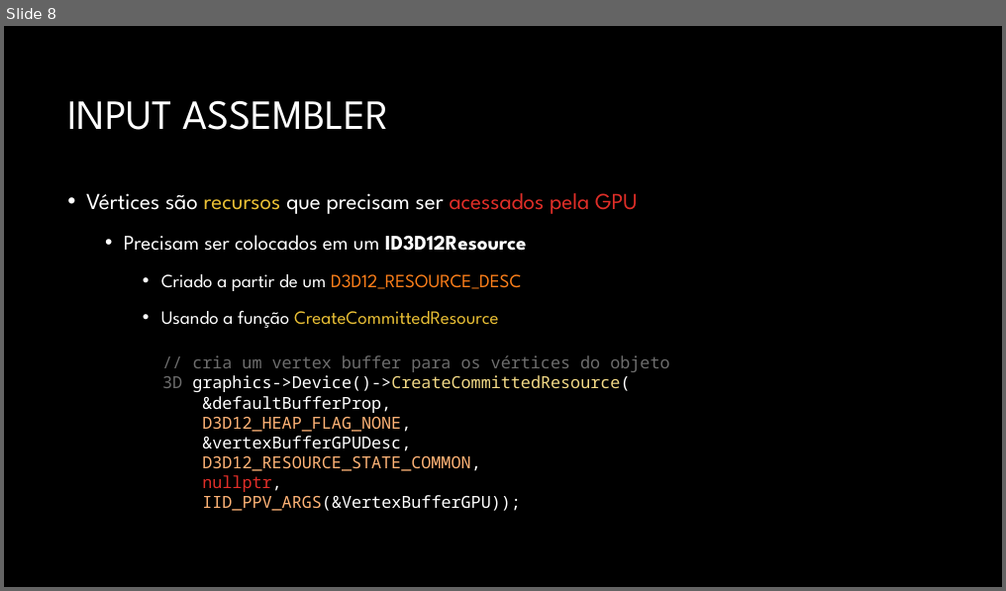
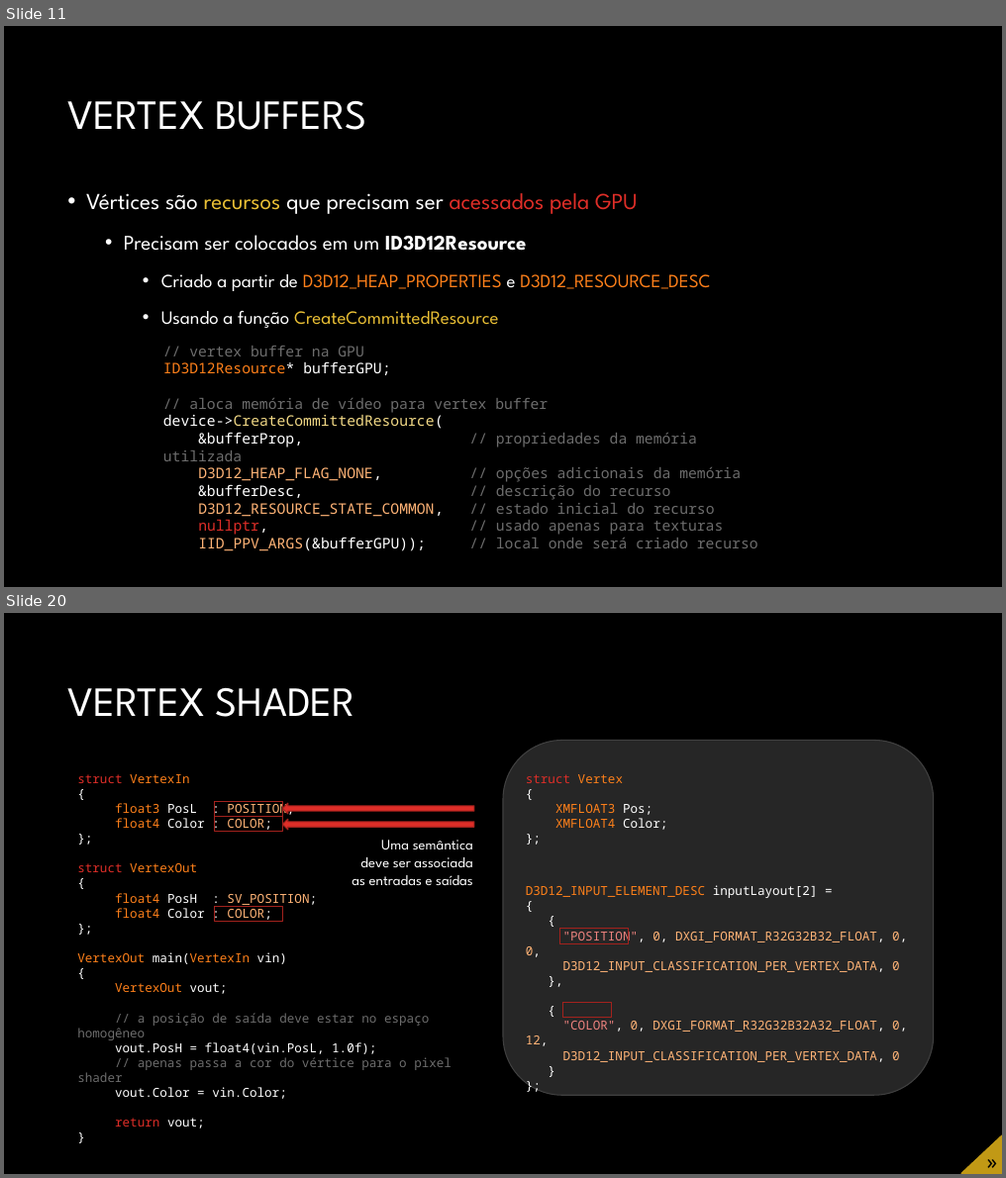
Before and after one commit to JudsonSS/CG, a slide deck: Slides/08. Desenho no Direct3D.pptx. Shown one above the other, each under a label of ours: slide 8 before the commit, slides 11 and 20 after it; the slides between them are not shown. The pictures are 1006x591 and 1006x1178 pixels, drawn with LibreOffice and Linux fonts; fonts in the diff are those of the drawing; background and template pictures are left out. Boxes give left, top, right and bottom in pixels: in the first picture for what was removed or moved away, otherwise in the second. Text is boxed around its words. In the diff, an @@ line names an element or a change of style, - is before the commit and + after.

```diff
--- a/Slides/08. Desenho no Direct3D.pptx
+++ b/Slides/08. Desenho no Direct3D.pptx
@@ slide 20 added at [4, 613, 1002, 1174], background #000000 @@
@@ title added at [67, 687, 355, 717], 40 pt, text #FFFFFF @@
+VERTEX SHADER
@@ rounded rectangle added at [503, 741, 934, 1096], fill #262626, outline #404040 1 pt @@
@@ text added at [77, 774, 451, 1129], 12 pt, text #FFFFFF @@
+struct VertexIn
+{
+float3 PosL : POSITION;
+float4 Color : COLOR;
+};
+struct VertexOut
+{
+float4 PosH : SV_POSITION;
+float4 Color : COLOR;
+};
+VertexOut main(VertexIn vin)
+{
+VertexOut vout;
+// a posição de saída deve estar no espaço homogêneo
+vout.PosH = float4(vin.PosL, 1.0f);
+// apenas passa a cor do vértice para o pixel shader
+vout.Color = vin.Color;
+return vout;
+}
@@ text added at [526, 774, 667, 830], 12 pt, text #FE801A @@
+struct Vertex
+{
+XMFLOAT3 Pos;
+XMFLOAT4 Color;
+};
@@ rectangle added at [214, 817, 282, 832], outline #A5221E 1 pt @@
@@ rectangle added at [214, 801, 282, 816], outline #A5221E 1 pt @@
@@ down arrow added at [282, 803, 474, 814], fill #DF2E28, outline #A5221E 1 pt @@
@@ down arrow added at [282, 820, 474, 830], fill #DF2E28, outline #A5221E 1 pt @@
@@ text added at [351, 840, 473, 885], 14 pt, text #FFFFFF @@
+Uma semântica
+deve ser associada
+as entradas e saídas
@@ rectangle added at [214, 906, 282, 922], outline #A5221E 1 pt @@
@@ text added at [526, 885, 907, 1062], 12 pt, text #FEB376 @@
+D3D12_INPUT_ELEMENT_DESC inputLayout[2] =
+{
+{
+"POSITION", 0, DXGI_FORMAT_R32G32B32_FLOAT, 0, 0,
+D3D12_INPUT_CLASSIFICATION_PER_VERTEX_DATA, 0
+},
+{
+"COLOR", 0, DXGI_FORMAT_R32G32B32A32_FLOAT, 0, 12,
+D3D12_INPUT_CLASSIFICATION_PER_VERTEX_DATA, 0
+}
+};
@@ rectangle added at [560, 929, 629, 944], outline #A5221E 1 pt @@
@@ rectangle added at [563, 1002, 611, 1017], outline #A5221E 1 pt @@
@@ freeform shape added at [961, 1136, 1002, 1173], fill #C19915, outline #C19915 1 pt @@
@@ text added at [976, 1149, 1002, 1174], 20 pt, text #000000 @@
+»
@@ what was slide 8 is now slide 11 @@
@@ slide 11 changed as well @@
@@ title at [67, 100, 366, 130]: text changed @@
-INPUT ASSEMBLER
+VERTEX BUFFERS
@@ text at [161, 274, 710, 291]: text changed @@
-    • Criado a partir de um D3D12_RESOURCE_DESC
+    • Criado a partir de D3D12_HEAP_PROPERTIES e D3D12_RESOURCE_DESC
@@ text at [163, 346, 758, 552]: text changed; size 16 to 14 pt; text colour #FFFFFF to #6D6D6D @@
-// cria um vertex buffer para os vértices do objeto 3D graphics->Device()->CreateCommittedResource(
-&defaultBufferProp,
-D3D12_HEAP_FLAG_NONE,
-&vertexBufferGPUDesc,
-D3D12_RESOURCE_STATE_COMMON,
-nullptr,
-IID_PPV_ARGS(&VertexBufferGPU));
+// vertex buffer na GPU
+ID3D12Resource* bufferGPU;
+// aloca memória de vídeo para vertex buffer
+device->CreateCommittedResource(
+&bufferProp, // propriedades da memória utilizada
+D3D12_HEAP_FLAG_NONE, // opções adicionais da memória
+&bufferDesc, // descrição do recurso
+D3D12_RESOURCE_STATE_COMMON, // estado inicial do recurso
+nullptr, // usado apenas para texturas
+IID_PPV_ARGS(&bufferGPU)); // local onde será criado recurso
```
Also in this commit, not shown: 6 other slides changed, 32 other slides added, 16 slides removed.
